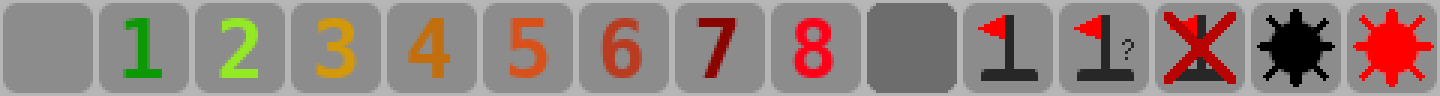
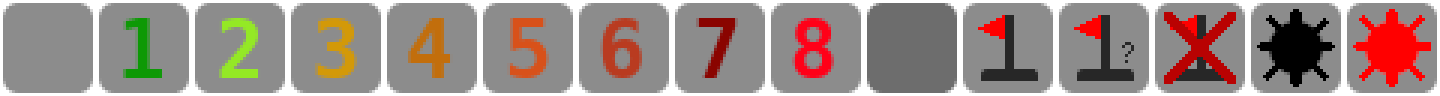
Layered file, before and after one edit (1440x96). Changes by layer:
painted on "exploded mine" over bbox(1344, 0, 1440, 96)
painted on "mine" over bbox(1248, 0, 1344, 96)
moved "incorrect flag" above "possible flag", painted on it over bbox(1152, 0, 1248, 96)
painted on "possible flag" over bbox(1056, 0, 1152, 96)
painted on "correct flag" over bbox(960, 0, 1056, 96)
renamed "none" to "line", painted on it over bbox(864, 0, 960, 96)
painted on "8" over bbox(768, 0, 864, 96)
painted on "7" over bbox(672, 0, 768, 96)
painted on "6" over bbox(576, 0, 672, 96)
painted on "5" over bbox(480, 0, 576, 96)
painted on "4" over bbox(384, 0, 480, 96)
painted on "3" over bbox(288, 0, 384, 96)
painted on "2" over bbox(192, 0, 288, 96)
painted on "1" over bbox(96, 0, 192, 96)
painted on "0" over bbox(0, 0, 96, 96)
hid "Background" over bbox(0, 0, 1440, 96)
